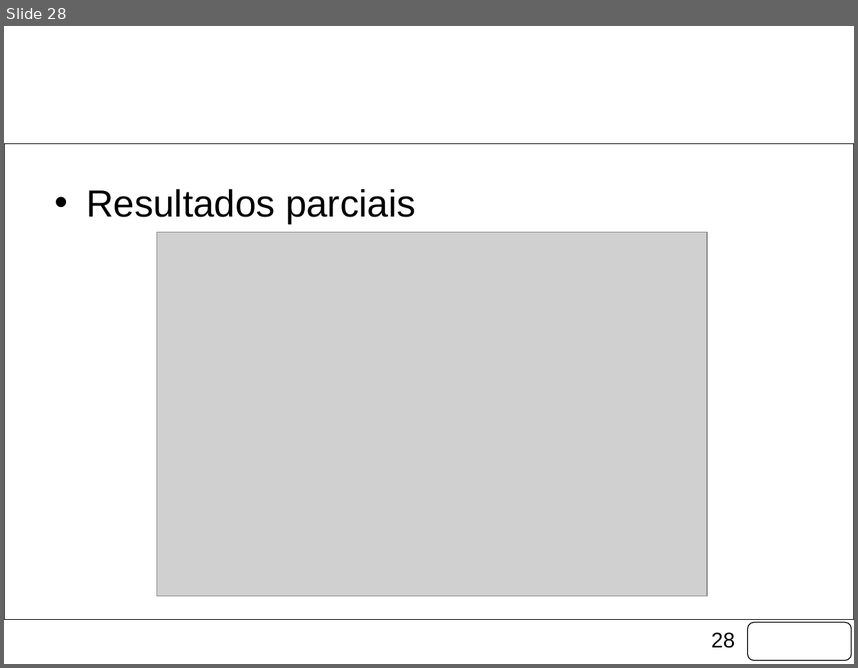
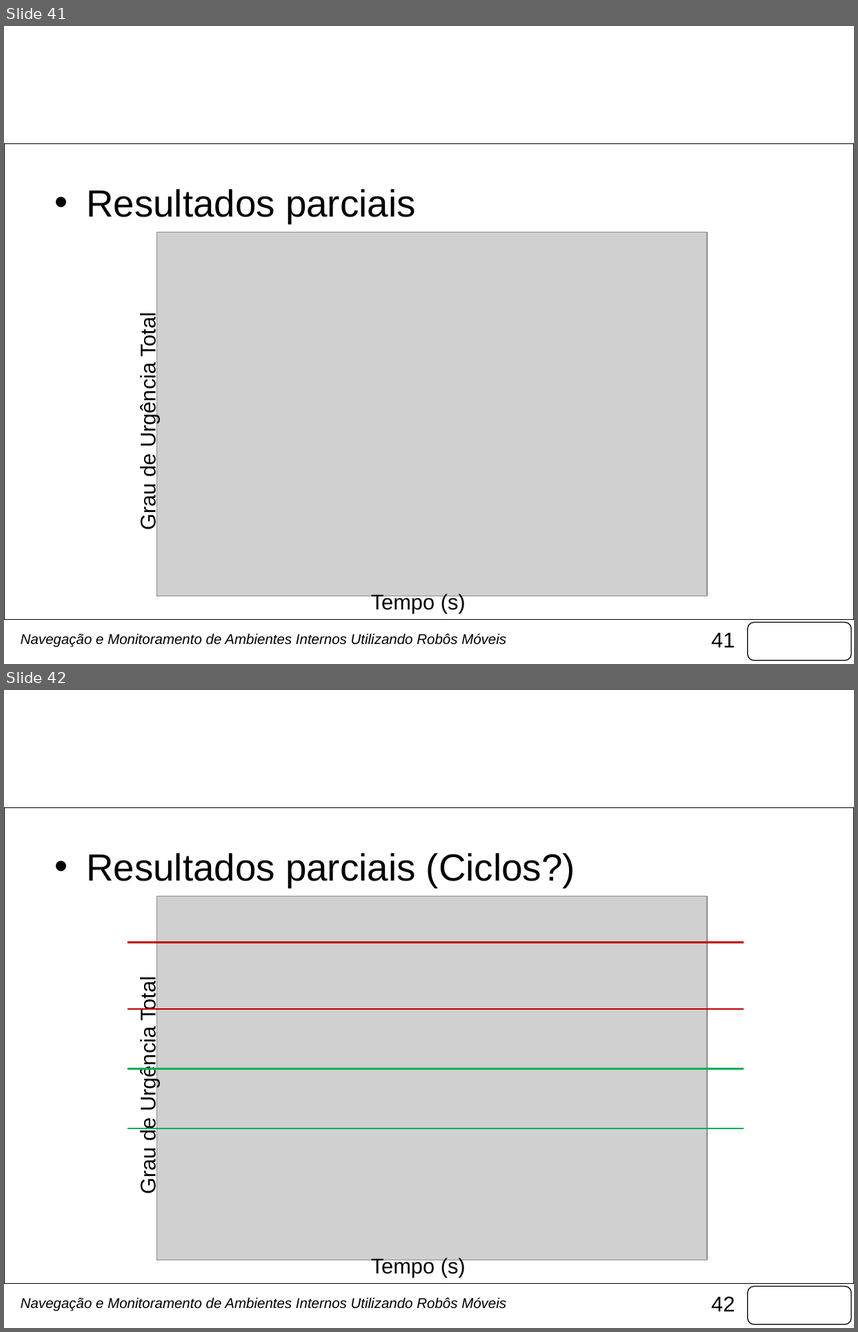
Before and after one commit to fongoses/robo2, a slide deck: documentos/Apresentação Março.pptx. Shown one above the other, each under a label of ours: slide 28 before the commit, slides 41 and 42 after it. The pictures are 858x668 and 858x1332 pixels, drawn with LibreOffice and Linux fonts; fonts in the diff are those of the drawing; grey boxes stand for pictures; background and template pictures are left out. Boxes give left, top, right and bottom in pixels: in the first picture for what was removed or moved away, otherwise in the second. Text is boxed around its words. In the diff, an @@ line names an element or a change of style, - is before the commit and + after.

```diff
--- a/documentos/Apresentação Março.pptx
+++ b/documentos/Apresentação Março.pptx
@@ slide 42 added at (4,690,854,1328), background picture (left out); not listed: 3 template elements that a slide beside it also shows @@
@@ title added at (47,716,811,821), 44 pt, text #FFFFFF @@
+Projeto
@@ text added at (86,853,575,887), 32 pt, text #000000 @@
+• Resultados parciais (Ciclos?)
@@ picture added at (157,896,708,1259) @@
@@ line added from (128, 943) to (744, 943), #C00000 1.5 pt @@
@@ text added at (136,980,160,1192), 18 pt, text #000000 @@
+Grau de Urgência Total
@@ line added from (128, 1009) to (744, 1009), #C00000 1.5 pt @@
@@ line added from (128, 1068) to (744, 1068), #00B050 1.5 pt @@
@@ line added from (128, 1129) to (744, 1129), #00B050 1.5 pt @@
@@ text added at (371,1256,466,1276), 18 pt, text #000000 @@
+Tempo (s)
@@ text added at (21,1297,506,1311), 12 pt, text #000000, italic @@
+Navegação e Monitoramento de Ambientes Internos Utilizando Robôs Móveis
@@ what was slide 28 is now slide 41 @@
@@ slide 41 changed as well @@
@@ text added at (136,316,160,528), 18 pt, text #000000 @@
+Grau de Urgência Total
@@ text added at (371,592,466,612), 18 pt, text #000000 @@
+Tempo (s)
@@ text added at (21,633,506,647), 12 pt, text #000000, italic @@
+Navegação e Monitoramento de Ambientes Internos Utilizando Robôs Móveis
@@ page number at (711,632,735,647): text changed @@
-28
+41
```
Also in this commit, not shown: 22 other slides changed, 25 other slides added, 5 slides removed, 6 other files.
